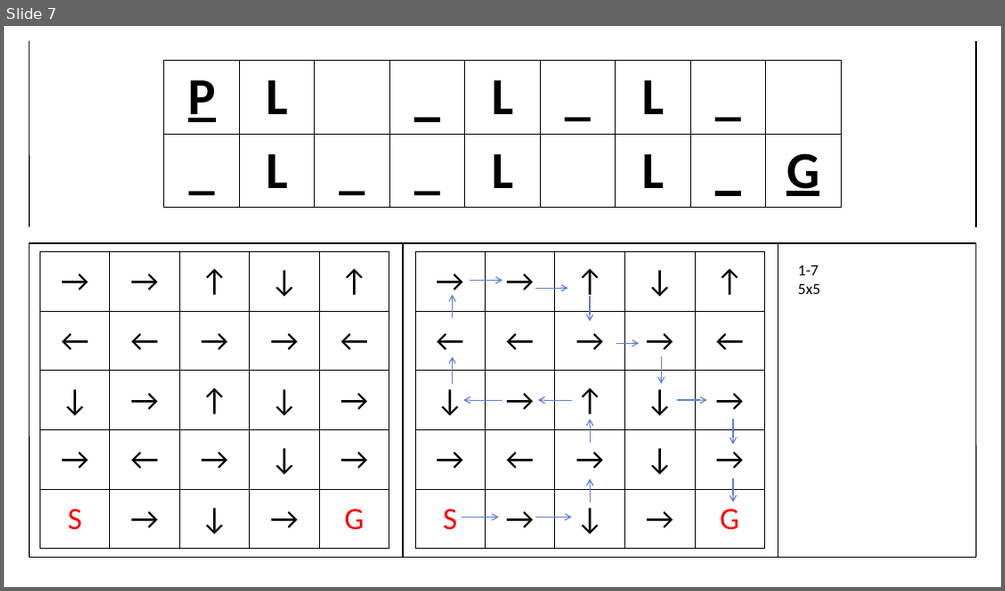
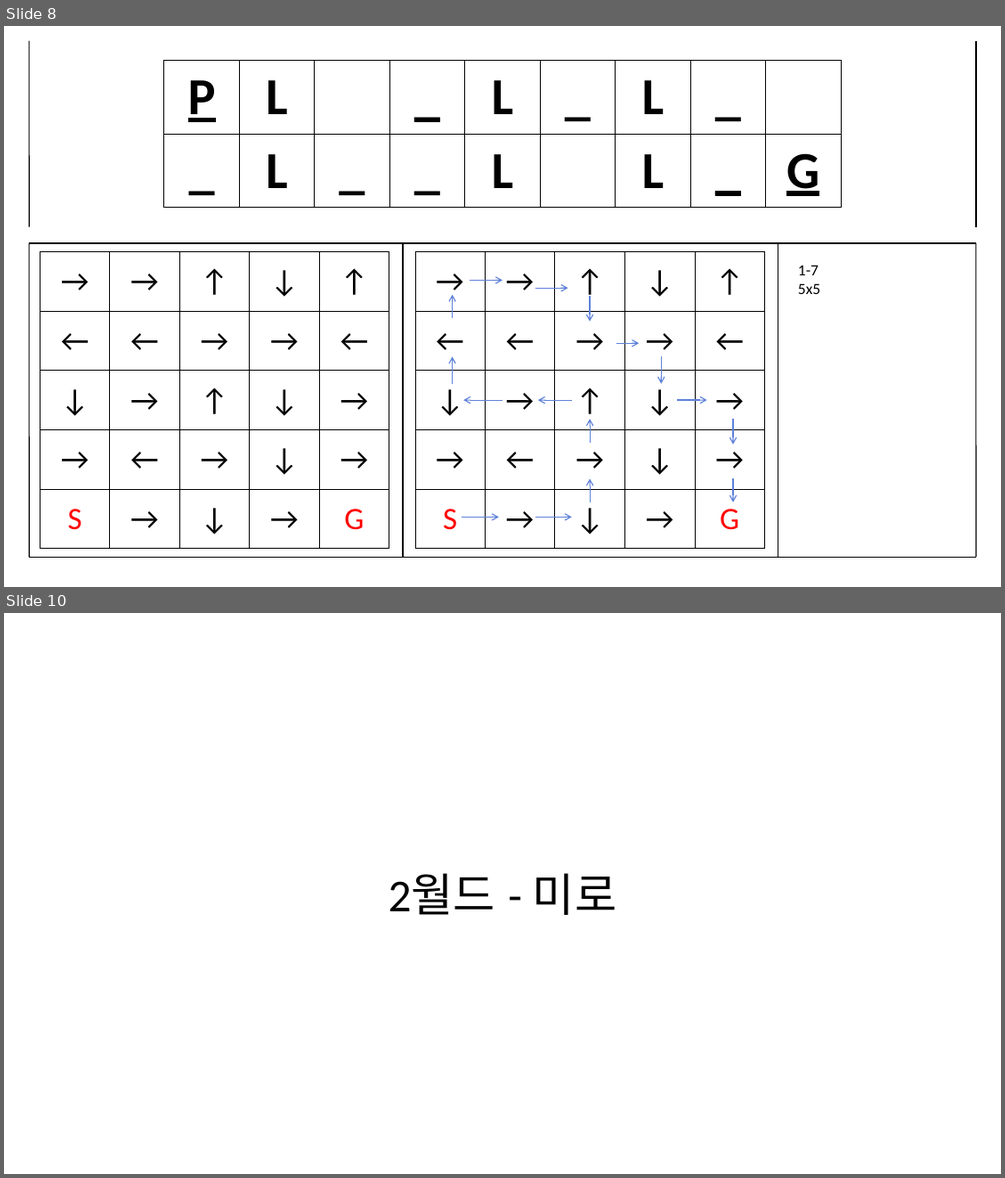
Before and after one commit to BSF0124/Brain-Control, a slide deck: etc/레벨디자인.pptx. Shown one above the other, each under a label of ours: slide 7 before the commit, slides 8 and 10 after it; the slides between them are not shown. The pictures are 1005x591 and 1005x1178 pixels, drawn with LibreOffice and Linux fonts; fonts in the diff are those of the drawing. Boxes give left, top, right and bottom in pixels: in the first picture for what was removed or moved away, otherwise in the second. Text is boxed around its words. In the diff, an @@ line names an element or a change of style, - is before the commit and + after.

Commit message:
2024.02.19
1월드 타일맵 배치

```diff
--- a/etc/레벨디자인.pptx
+++ b/etc/레벨디자인.pptx
@@ slide 10 added at box(4, 613, 1001, 1174), background #FFFFFF @@
@@ title added at box(388, 873, 616, 915), 44 pt, text #000000 @@
+2월드 - 미로
@@ what was slide 7 is now slide 8 @@
```
Also in this commit, not shown: 1 slide changed, 2 other slides added, 16 other files.
